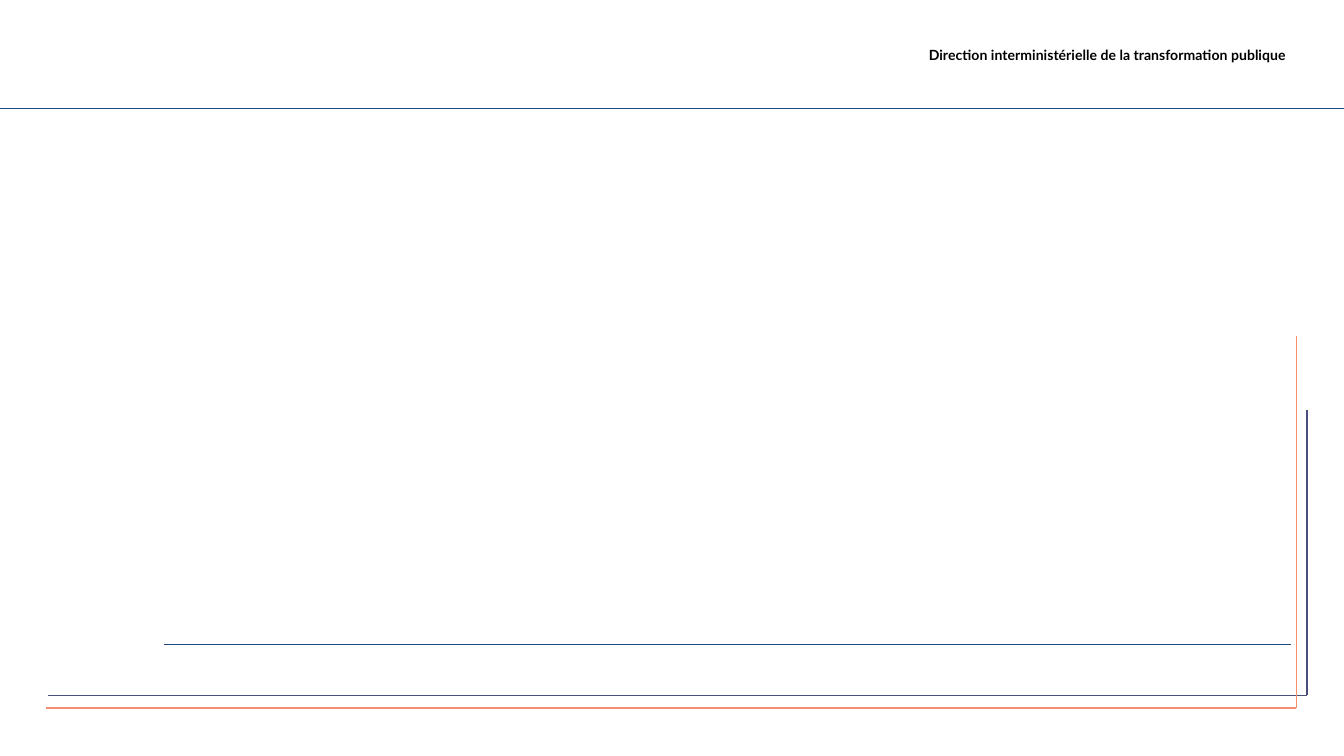
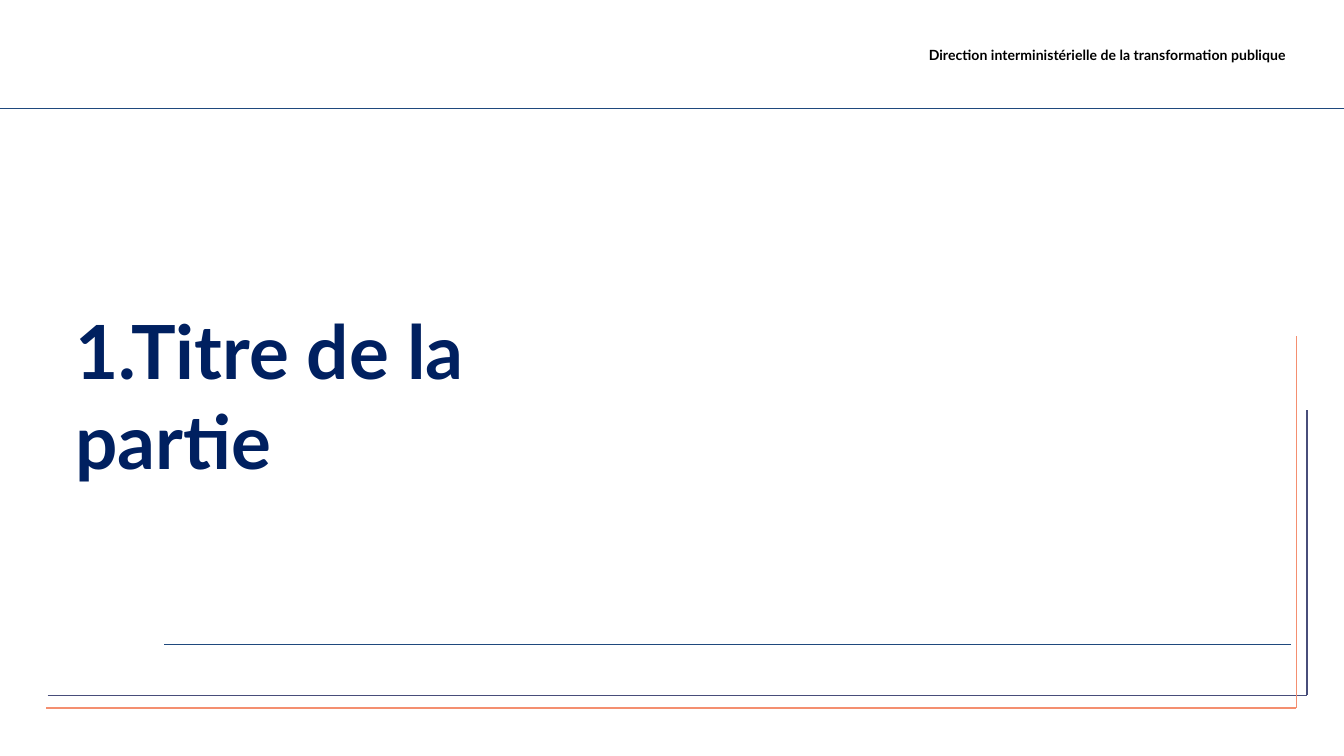
Before and after one commit to spyrales/quarto-gouv, a slide deck: slide 2 of _extensions/presentation-gouv/ressources/template_presentation.pptx. Drawn at 1344x756 pixels with LibreOffice and Linux fonts; fonts in the diff are those of the drawing; background and template pictures are left out. Boxes give left, top, right and bottom in pixels: in the first picture for what was removed or moved away, otherwise in the second. Text is boxed around its words. In the diff, an @@ line names an element or a change of style, - is before the commit and + after.

```diff
--- a/_extensions/presentation-gouv/ressources/template_presentation.pptx
+++ b/_extensions/presentation-gouv/ressources/template_presentation.pptx
@@ title added at [75, 323, 463, 482], 40 pt, text #002060, bold @@
+1.Titre de la
+partie
```
Also in this commit, not shown: 1 other file.
